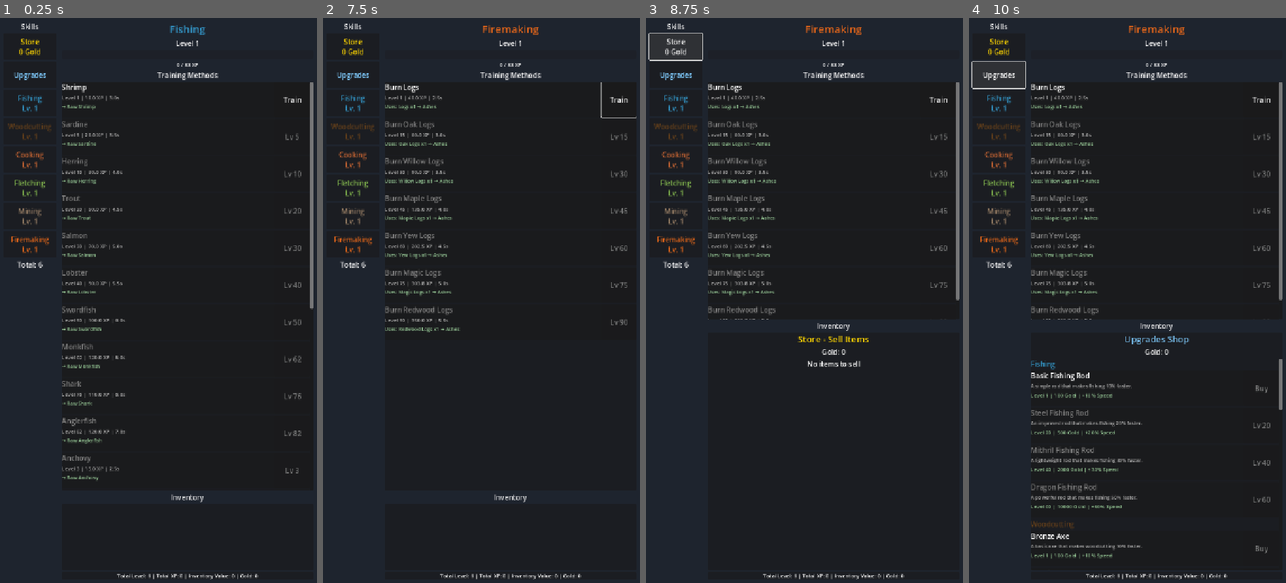
Above: before the commit, frames 1-4 (left to right).
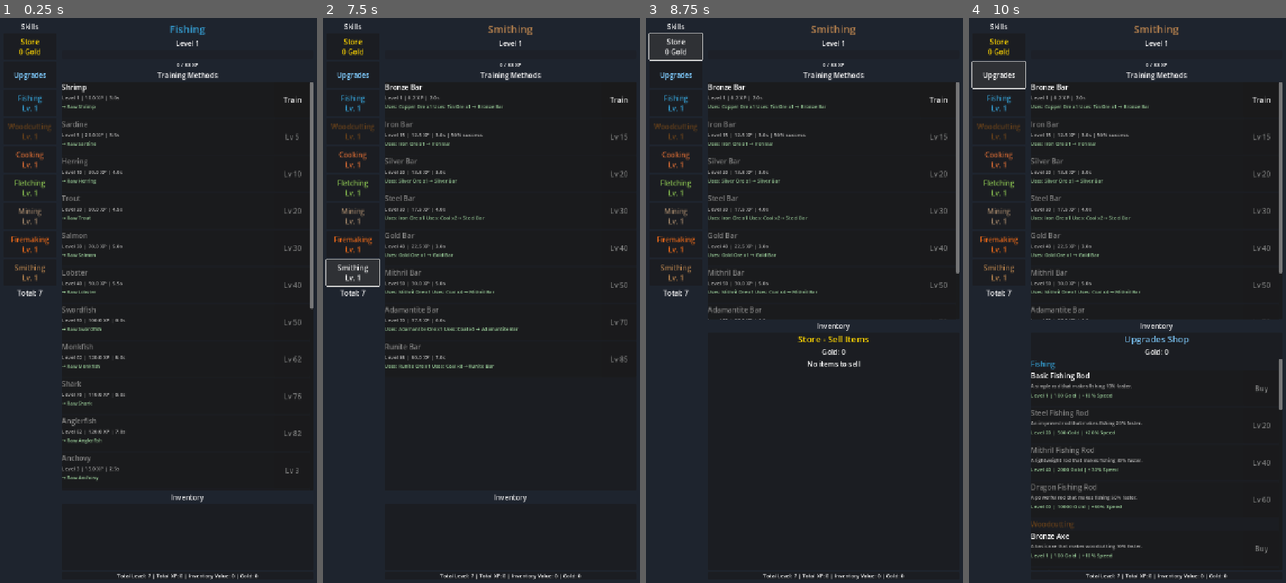
Above: after the commit, the same moments.

Repository: fahmed93/idlescapers
Game: Godot game, scene res://scenes/main.tscn
Two runs of this game, one before a commit and one after it. Both use one fixed random seed, a clock stepped at 60 frames per second and the inputs below.
Inputs (mouse positions are in pixels of both pictures, inside the frame that each line leads up to):
- Up to frame 1 (0.25 s): no input
- Up to frame 2 (7.5 s): click "Store 0 Gold" at 0.5 s; click "Upgrades" at 1.25 s; click "Fishing Lv. 1" at 2 s; click "Woodcutting Lv. 1" at 2.75 s; click "Cooking Lv. 1" at 3.5 s; click "Fletching Lv. 1" at 4.25 s; click "Mining Lv. 1" at 5 s; click "Firemaking Lv. 1" at 5.75 s; click "Train" at 6.5 s; click (351, 272) at 7.25 s, where only the run after the commit has a clickable "Smithing Lv. 1"
- Up to frame 3 (8.75 s): click "Store 0 Gold" at 8 s
- Up to frame 4 (10 s): click "Train" at 8.75 s; click "Upgrades" at 9.5 s

The runs differ from the first frame. In frame 1, 0.2% of the frame differs, in the area x 4-48%, y 43-99%; in frame 2, 2.4%, in the area x 0-99%, y 1-99%; in frame 3, 1.8%; in frame 4, 1.8%.

Commit message:
Implement Smithing skill with smelting methods
Co-authored-by: fahmed93 <4407704+fahmed93@users.noreply.github.com>

Diff:
--- a/autoload/game_manager.gd
+++ b/autoload/game_manager.gd
@@ -142,6 +142,17 @@
 	skill_xp["firemaking"] = 0.0
 	skill_levels["firemaking"] = 1
 
+	# Create Smithing skill
+	var smithing := SkillData.new()
+	smithing.id = "smithing"
+	smithing.name = "Smithing"
+	smithing.description = "Smelt ores into bars and forge equipment."
+	smithing.color = Color(0.7, 0.5, 0.3)
+	smithing.training_methods = preload("res://autoload/skills/smithing_skill.gd").create_methods()
+	skills["smithing"] = smithing
+	skill_xp["smithing"] = 0.0
+	skill_levels["smithing"] = 1
+
 ## Get current skill level
 func get_skill_level(skill_id: String) -> int:
 	return skill_levels.get(skill_id, 1)
--- a/autoload/inventory.gd
+++ b/autoload/inventory.gd
@@ -119,6 +119,16 @@
 	_add_item("adamantite_ore", "Adamantite Ore", "A greenish ore.", ItemData.ItemType.RAW_MATERIAL, 200)
 	_add_item("runite_ore", "Runite Ore", "A rare cyan ore.", ItemData.ItemType.RAW_MATERIAL, 500)
 
+	# Bars (smelted from ores)
+	_add_item("bronze_bar", "Bronze Bar", "A bar of bronze metal.", ItemData.ItemType.PROCESSED, 15)
+	_add_item("iron_bar", "Iron Bar", "A bar of iron metal.", ItemData.ItemType.PROCESSED, 30)
+	_add_item("silver_bar", "Silver Bar", "A bar of silver metal.", ItemData.ItemType.PROCESSED, 50)
+	_add_item("steel_bar", "Steel Bar", "A bar of refined steel.", ItemData.ItemType.PROCESSED, 100)
+	_add_item("gold_bar", "Gold Bar", "A bar of gold metal.", ItemData.ItemType.PROCESSED, 150)
+	_add_item("mithril_bar", "Mithril Bar", "A bar of mithril metal.", ItemData.ItemType.PROCESSED, 300)
+	_add_item("adamantite_bar", "Adamantite Bar", "A bar of adamantite metal.", ItemData.ItemType.PROCESSED, 600)
+	_add_item("runite_bar", "Runite Bar", "A bar of runite metal.", ItemData.ItemType.PROCESSED, 1500)
+
 	# Firemaking products
 	_add_item("ashes", "Ashes", "Remains of burnt logs.", ItemData.ItemType.PROCESSED, 1)
 
--- /dev/null
+++ b/autoload/skills/smithing_skill.gd
@@ -0,0 +1,106 @@
+## Smithing Skill
+## Contains training methods for the Smithing skill
+extends Node
+
+## Create and return all smithing training methods
+static func create_methods() -> Array[TrainingMethodData]:
+	var methods: Array[TrainingMethodData] = []
+
+	# Level 1: Bronze Bar (copper + tin)
+	var bronze_bar := TrainingMethodData.new()
+	bronze_bar.id = "bronze_bar"
+	bronze_bar.name = "Bronze Bar"
+	bronze_bar.description = "Smelt copper and tin into a bronze bar."
+	bronze_bar.level_required = 1
+	bronze_bar.xp_per_action = 6.25
+	bronze_bar.action_time = 2.0
+	bronze_bar.consumed_items = {"copper_ore": 1, "tin_ore": 1}
+	bronze_bar.produced_items = {"bronze_bar": 1}
+	methods.append(bronze_bar)
+
+	# Level 15: Iron Bar (50% success rate)
+	var iron_bar := TrainingMethodData.new()
+	iron_bar.id = "iron_bar"
+	iron_bar.name = "Iron Bar"
+	iron_bar.description = "Smelt iron ore into an iron bar."
+	iron_bar.level_required = 15
+	iron_bar.xp_per_action = 12.5
+	iron_bar.action_time = 3.0
+	iron_bar.consumed_items = {"iron_ore": 1}
+	iron_bar.produced_items = {"iron_bar": 1}
+	iron_bar.success_rate = 0.5
+	methods.append(iron_bar)
+
+	# Level 20: Silver Bar
+	var silver_bar := TrainingMethodData.new()
+	silver_bar.id = "silver_bar"
+	silver_bar.name = "Silver Bar"
+	silver_bar.description = "Smelt silver ore into a silver bar."
+	silver_bar.level_required = 20
+	silver_bar.xp_per_action = 13.75
+	silver_bar.action_time = 3.0
+	silver_bar.consumed_items = {"silver_ore": 1}
+	silver_bar.produced_items = {"silver_bar": 1}
+	methods.append(silver_bar)
+
+	# Level 30: Steel Bar (iron + 2 coal)
+	var steel_bar := TrainingMethodData.new()
+	steel_bar.id = "steel_bar"
+	steel_bar.name = "Steel Bar"
+	steel_bar.description = "Smelt iron and coal into a steel bar."
+	steel_bar.level_required = 30
+	steel_bar.xp_per_action = 17.5
+	steel_bar.action_time = 4.0
+	steel_bar.consumed_items = {"iron_ore": 1, "coal": 2}
+	steel_bar.produced_items = {"steel_bar": 1}
+	methods.append(steel_bar)
+
+	# Level 40: Gold Bar
+	var gold_bar := TrainingMethodData.new()
+	gold_bar.id = "gold_bar"
+	gold_bar.name = "Gold Bar"
+	gold_bar.description = "Smelt gold ore into a gold bar."
+	gold_bar.level_required = 40
+	gold_bar.xp_per_action = 22.5
+	gold_bar.action_time = 3.0
+	gold_bar.consumed_items = {"gold_ore": 1}
+	gold_bar.produced_items = {"gold_bar": 1}
+	methods.append(gold_bar)
+
+	# Level 50: Mithril Bar (mithril + 4 coal)
+	var mithril_bar := TrainingMethodData.new()
+	mithril_bar.id = "mithril_bar"
+	mithril_bar.name = "Mithril Bar"
+	mithril_bar.description = "Smelt mithril ore and coal into a mithril bar."
+	mithril_bar.level_required = 50
+	mithril_bar.xp_per_action = 30.0
+	mithril_bar.action_time = 5.0
+	mithril_bar.consumed_items = {"mithril_ore": 1, "coal": 4}
+	mithril_bar.produced_items = {"mithril_bar": 1}
+	methods.append(mithril_bar)
+
+	# Level 70: Adamantite Bar (adamantite + 6 coal)
+	var adamantite_bar := TrainingMethodData.new()
+	adamantite_bar.id = "adamantite_bar"
+	adamantite_bar.name = "Adamantite Bar"
+	adamantite_bar.description = "Smelt adamantite ore and coal into an adamantite bar."
+	adamantite_bar.level_required = 70
+	adamantite_bar.xp_per_action = 37.5
+	adamantite_bar.action_time = 6.0
+	adamantite_bar.consumed_items = {"adamantite_ore": 1, "coal": 6}
+	adamantite_bar.produced_items = {"adamantite_bar": 1}
+	methods.append(adamantite_bar)
+
+	# Level 85: Runite Bar (runite + 8 coal)
+	var runite_bar := TrainingMethodData.new()
+	runite_bar.id = "runite_bar"
+	runite_bar.name = "Runite Bar"
+	runite_bar.description = "Smelt runite ore and coal into a runite bar."
+	runite_bar.level_required = 85
+	runite_bar.xp_per_action = 50.0
+	runite_bar.action_time = 7.0
+	runite_bar.consumed_items = {"runite_ore": 1, "coal": 8}
+	runite_bar.produced_items = {"runite_bar": 1}
+	methods.append(runite_bar)
+
+	return methods
